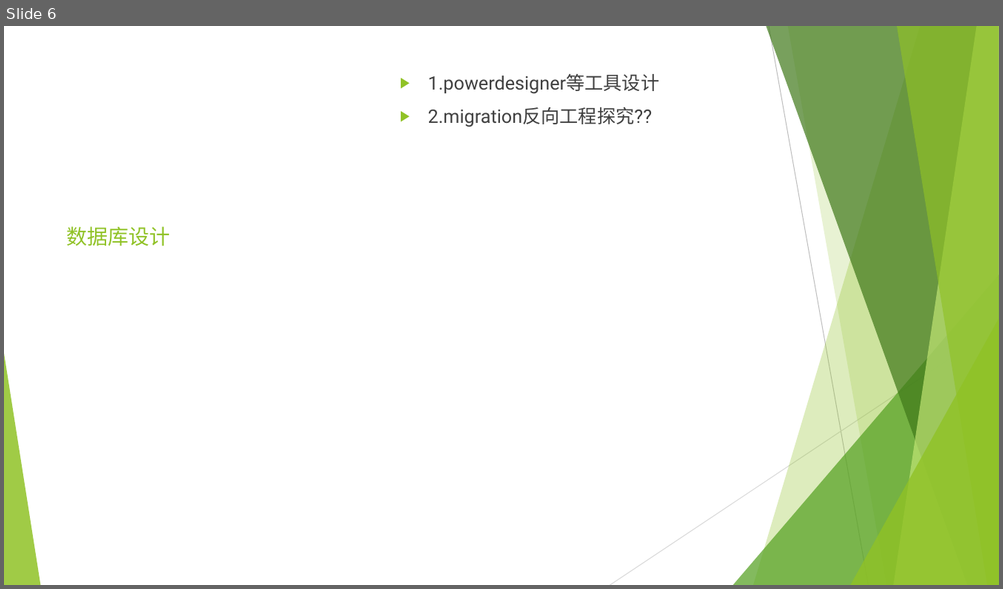
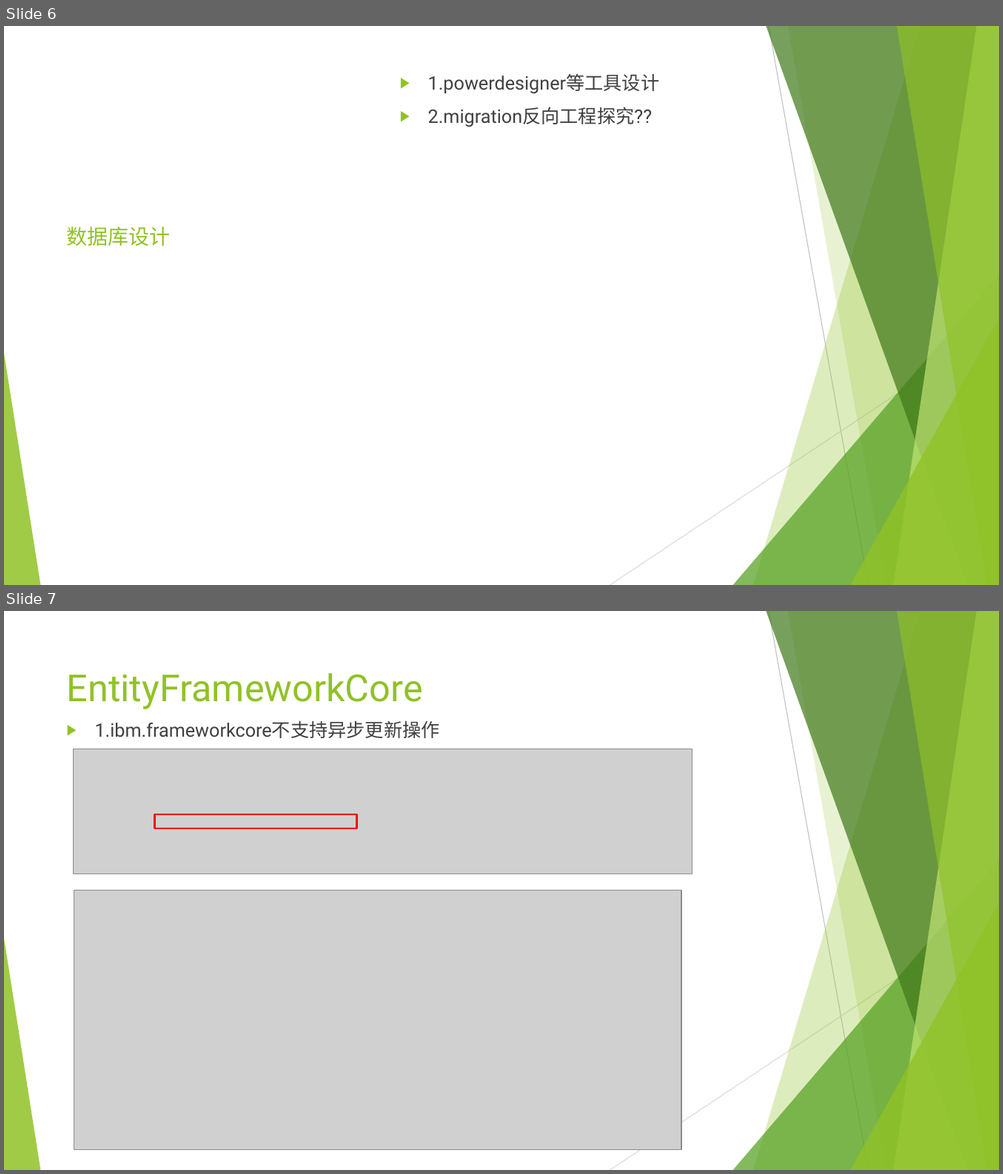
Before and after one commit to sun198986/Station, a slide deck: 后端设计.pptx. Shown one above the other, each under a label of ours: slide 6 before the commit, slides 6 and 7 after it. The pictures are 1003x589 and 1003x1174 pixels, drawn with LibreOffice and Linux fonts; fonts in the diff are those of the drawing; grey boxes stand for pictures. Boxes give left, top, right and bottom in pixels: in the first picture for what was removed or moved away, otherwise in the second. Text is boxed around its words. In the diff, an @@ line names an element or a change of style, - is before the commit and + after.

```diff
--- a/后端设计.pptx
+++ b/后端设计.pptx
@@ slide 7 added at (4, 611, 999, 1170), background #FFFFFF; not listed: 10 template elements that a slide beside it also shows @@
@@ title added at (67, 673, 423, 709), 36 pt, text #90C226 @@
+EntityFrameworkCore
@@ text added at (95, 721, 440, 738), 18 pt, text #404040 @@
+▶ 1.ibm.frameworkcore不支持异步更新操作
@@ picture added at (74, 749, 692, 874) @@
@@ rectangle added at (155, 815, 357, 828), outline #FF0000 1.5 pt @@
@@ picture added at (74, 891, 681, 1150) @@
```
Also in this commit, not shown: 1 other slide added, 7 other files.
